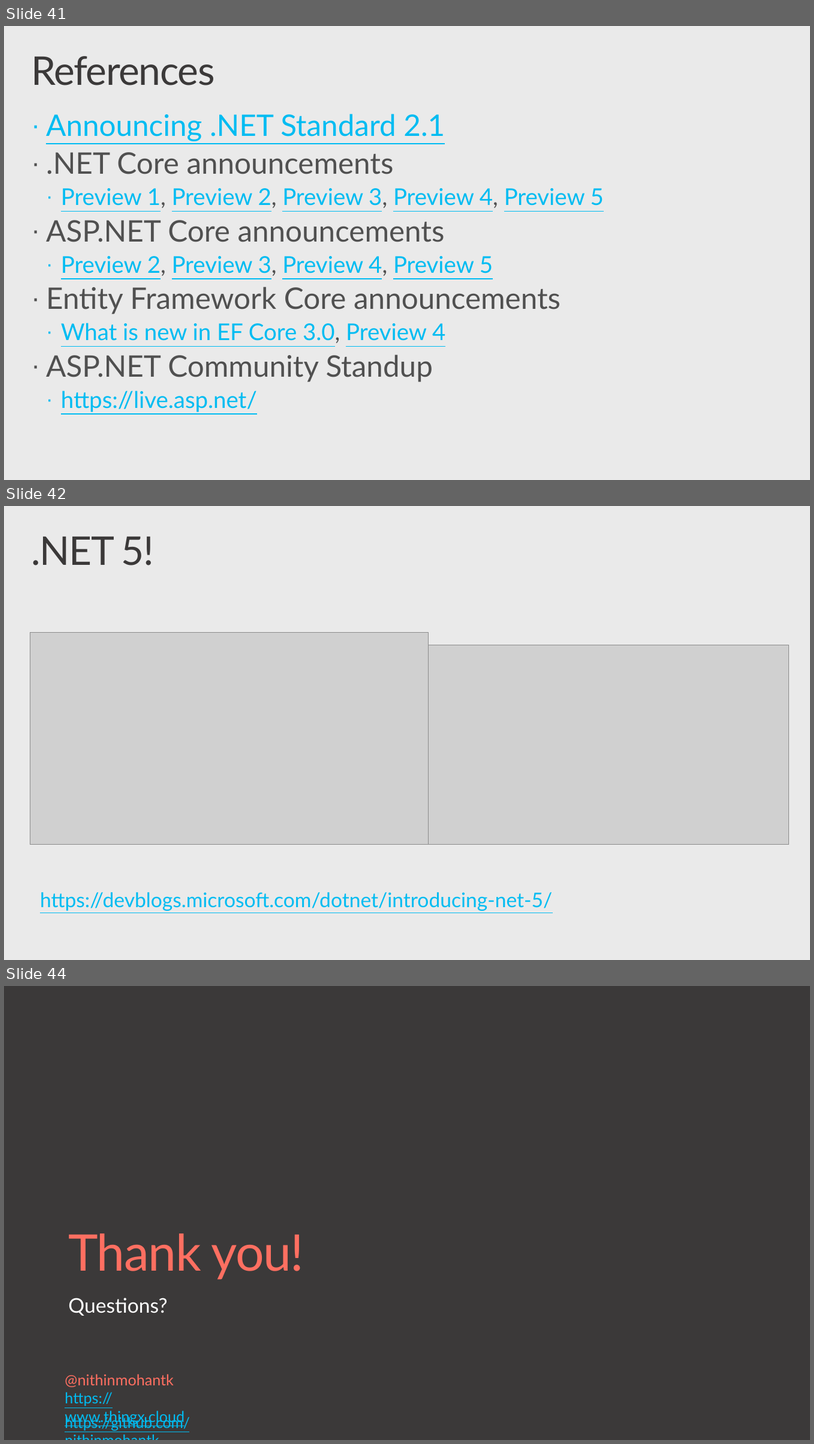
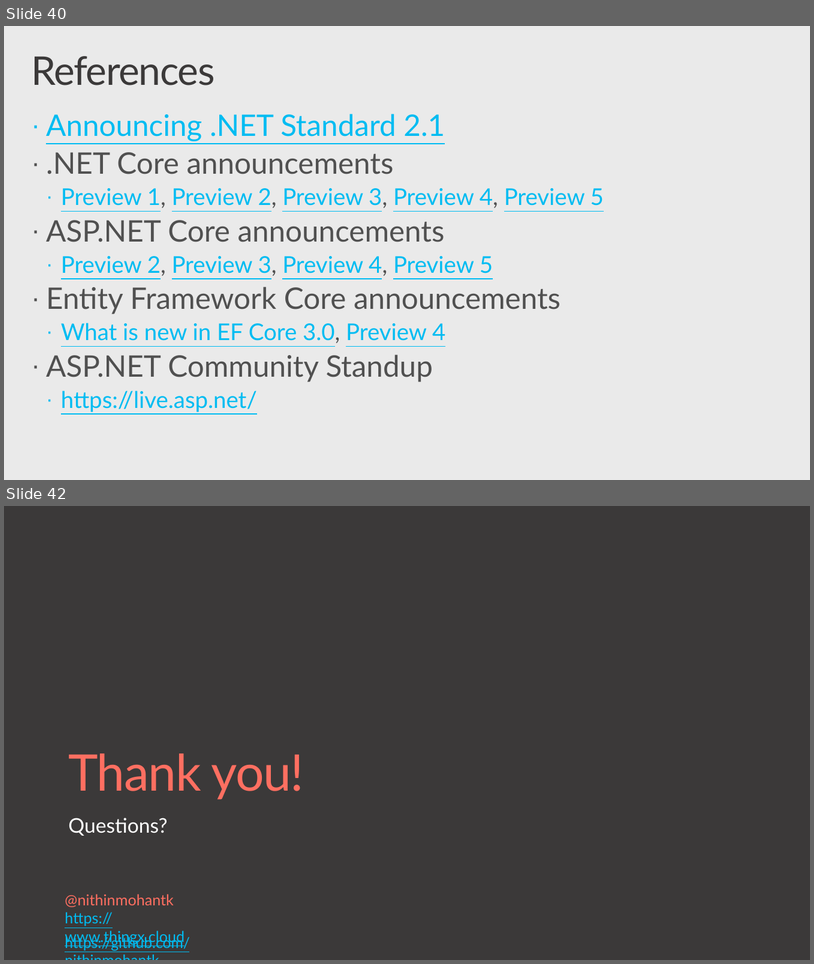
Before and after one commit to nithinmohantk/VS2019Launch-LK, a slide deck: slides/VS2019-Launch-CS80.pptx. Shown one above the other, each under a label of ours: slides 41, 42 and 44 before the commit, slides 40 and 42 after it; the slides between them are not shown. The pictures are 814x1444 and 814x964 pixels, drawn with LibreOffice and Linux fonts; fonts in the diff are those of the drawing; grey boxes stand for pictures; background and template pictures are left out. Boxes give left, top, right and bottom in pixels: in the first picture for what was removed or moved away, otherwise in the second. Text is boxed around its words. In the diff, an @@ line names an element or a change of style, - is before the commit and + after.

```diff
--- a/slides/VS2019-Launch-CS80.pptx
+++ b/slides/VS2019-Launch-CS80.pptx
@@ slide 42 removed at [4,506,810,960], background #EAEAEA @@
@@ title removed at [31,537,155,565] @@
-.NET 5!
@@ picture removed at [30,632,428,844] @@
@@ picture removed at [429,645,789,844] @@
@@ text removed at [40,892,552,910] @@
-https://devblogs.microsoft.com/dotnet/introducing-net-5/
@@ what was slide 41 is now slide 40 @@
@@ what was slide 44 is now slide 42 @@
```
Also in this commit, not shown: 21 slides changed, 1 slide added, 2 other slides removed, 5 other files.
